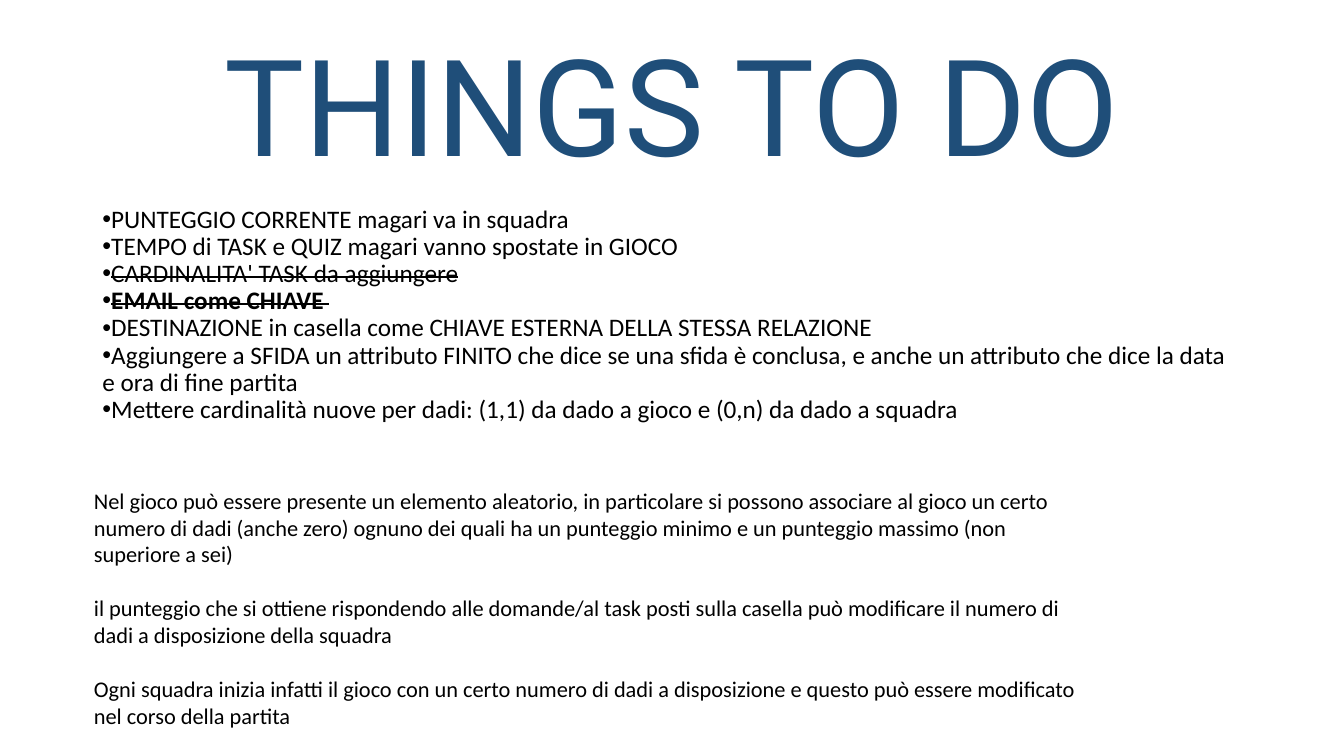
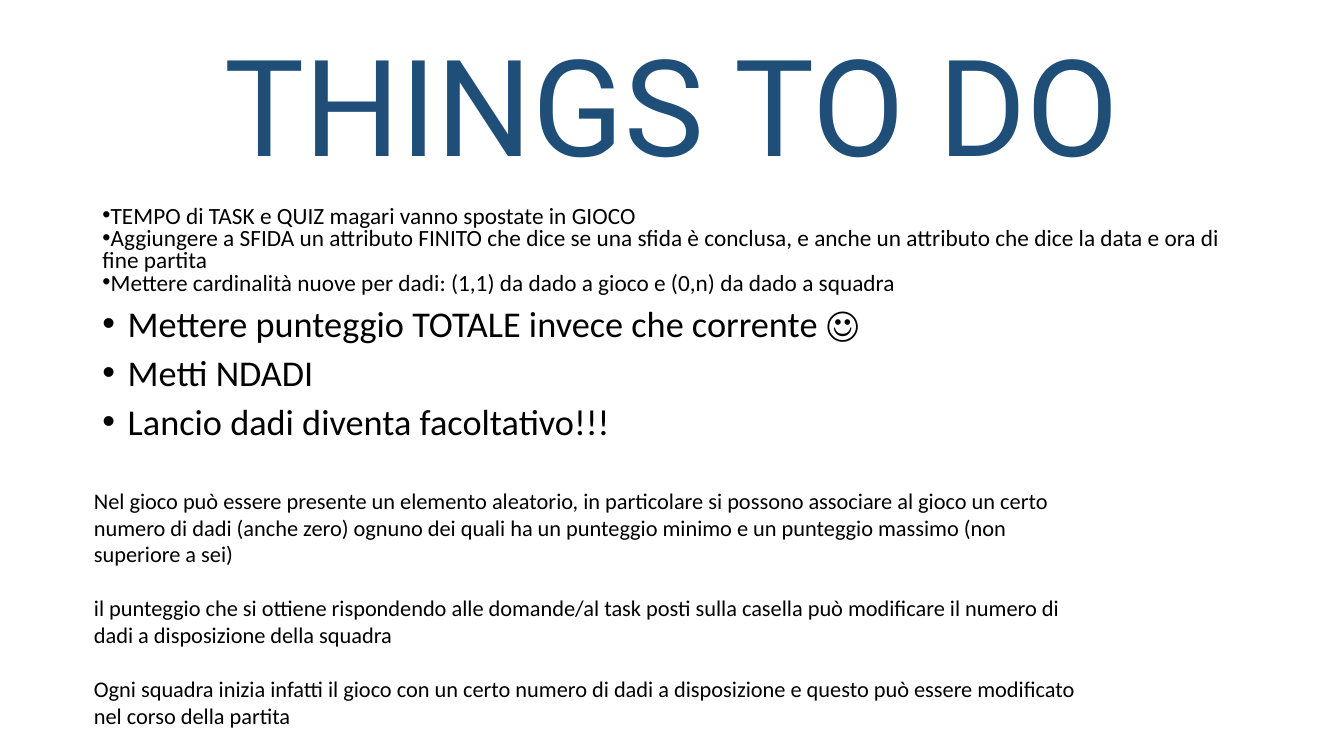
Before and after one commit to DavideGit-cs/BD_Progetto_Gruppo11, a slide deck: slide 20 of Vincoli_Domini_BDProgetto_finale.pptx (slide 18 before the commit). Drawn at 1344x756 pixels with LibreOffice and Linux fonts; fonts in the diff are those of the drawing. Boxes give left, top, right and bottom in pixels: in the first picture for what was removed or moved away, otherwise in the second. Text is boxed around its words. In the diff, an @@ line names an element or a change of style, - is before the commit and + after.

```diff
--- a/Vincoli_Domini_BDProgetto_finale.pptx
+++ b/Vincoli_Domini_BDProgetto_finale.pptx
@@ text at box(102, 208, 1219, 295): size 18 to 16.6 pt in "TEMPO di TASK e QUIZ magari vanno ...", "Aggiungere a SFIDA un attributo FINITO che ...", "Mettere cardinalità nuove per dadi: (1,1) da ..."; line spacing 0.9 to 0.8 @@
@@ text at box(111, 210, 569, 233): paragraph removed @@
-• PUNTEGGIO CORRENTE magari va in squadra
@@ text at box(111, 264, 871, 337): paragraphs removed @@
-• CARDINALITA' TASK da aggiungere
-• EMAIL come CHIAVE
-• DESTINAZIONE in casella come CHIAVE ESTERNA DELLA STESSA RELAZIONE
@@ text at box(128, 311, 818, 436): paragraphs added @@
+• Mettere punteggio TOTALE invece che corrente ☺
+• Metti NDADI
+• Lancio dadi diventa facoltativo!!!
```
Also in this commit, not shown: 12 other slides changed, 3 slides added, 1 slide removed, 3 other files.
